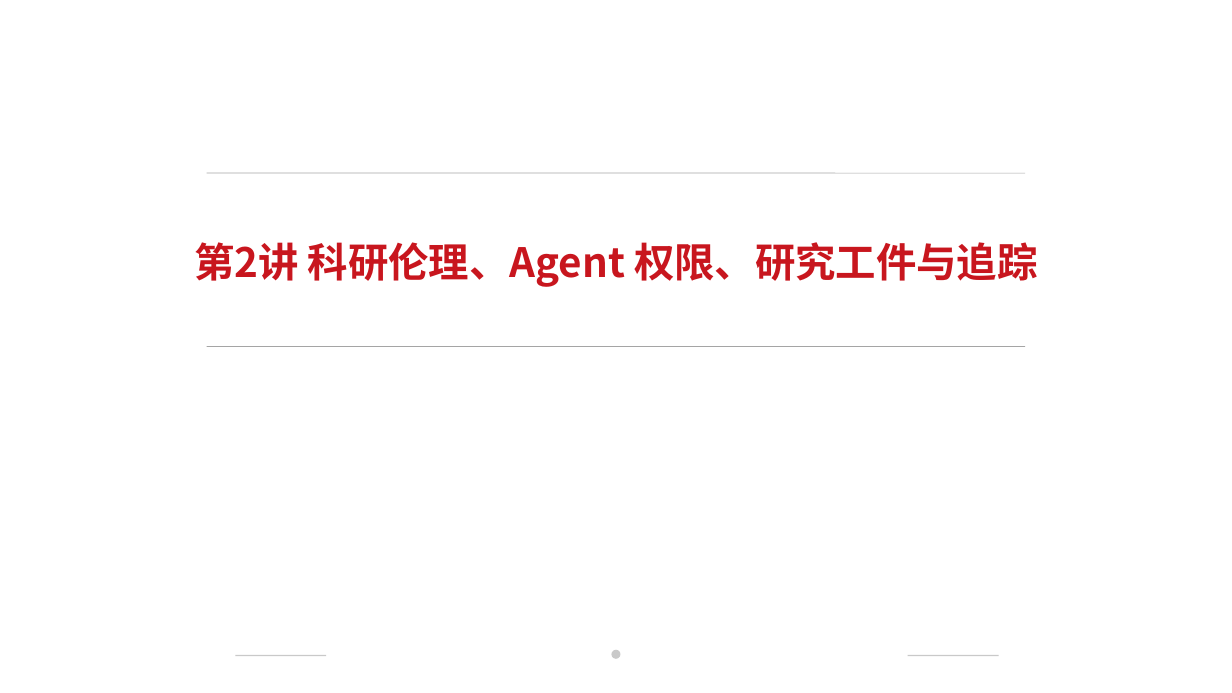
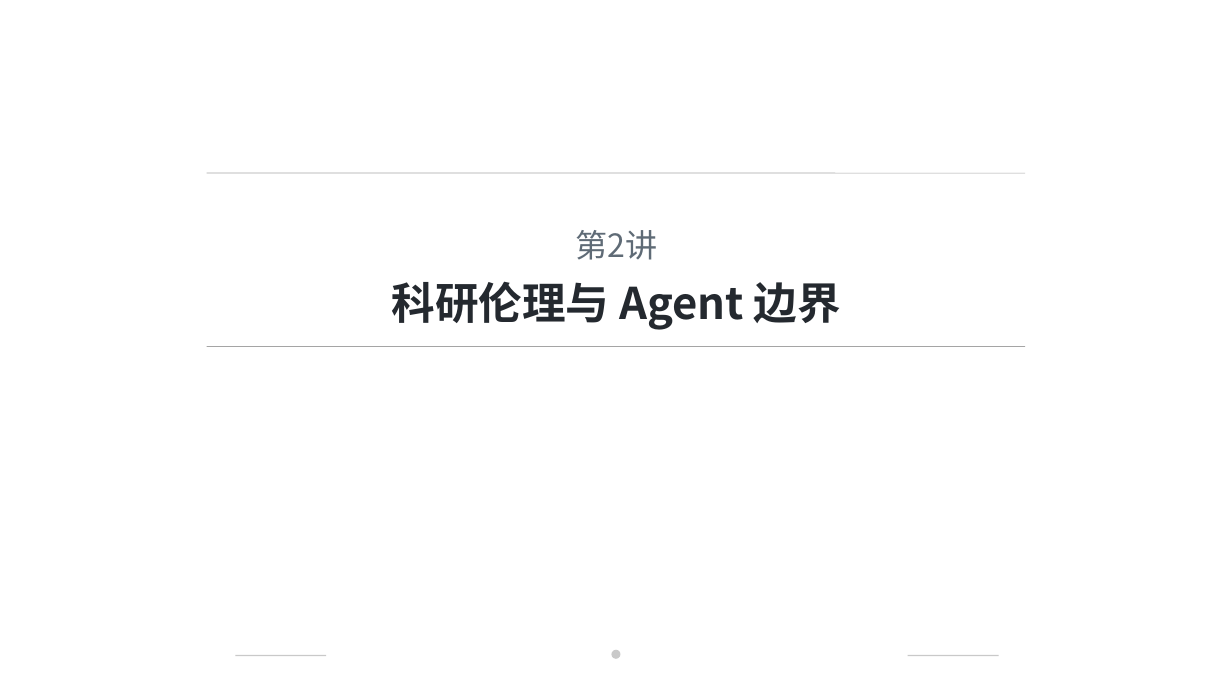
Before and after one commit to jinyh/ai4research, a slide deck: slide 1 of lessons/lesson-02/slides.pptx. Drawn at 1232x693 pixels with LibreOffice and Linux fonts; fonts in the diff are those of the drawing; background and template pictures are left out. Boxes give left, top, right and bottom in pixels: in the first picture for what was removed or moved away, otherwise in the second. Text is boxed around its words. In the diff, an @@ line names an element or a change of style, - is before the commit and + after.

```diff
--- a/lessons/lesson-02/slides.pptx
+++ b/lessons/lesson-02/slides.pptx
@@ text at [575, 230, 657, 260]: text changed; size 31.5 to 25 pt; text colour #C8161E to #5F6B76; bold off @@
-第2讲 科研伦理、Agent 权限、研究工件与追踪
+第2讲
@@ text added at [391, 281, 841, 330], 34 pt, text #24292F, bold @@
+科研伦理与 Agent 边界
```
Also in this commit, not shown: 3 other slides changed, 22 slides added, 21 slides removed, 37 other files.
